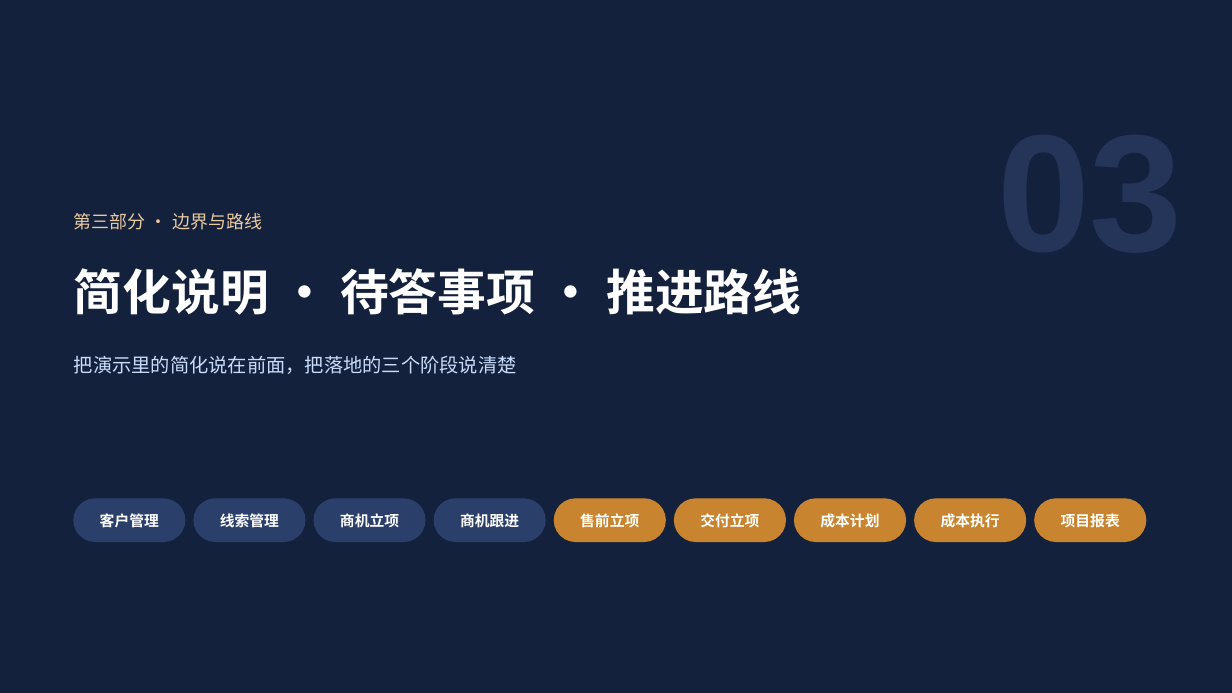
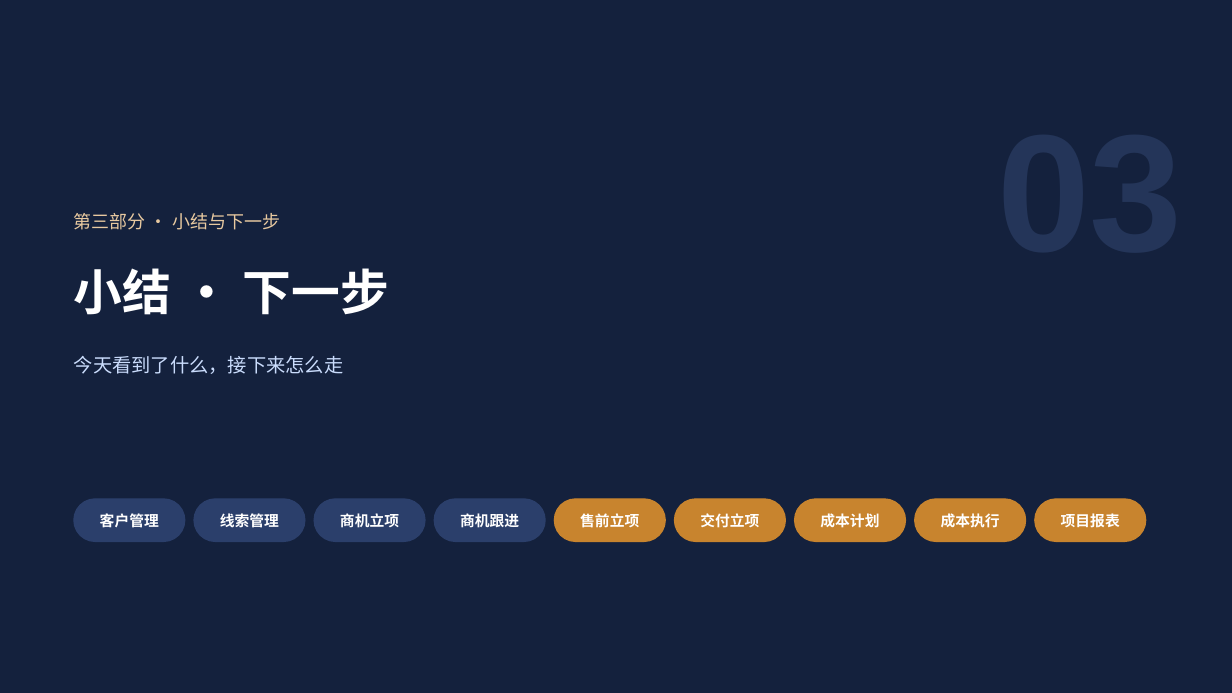
Before and after one commit to sunhaolin/hotcrm, a slide deck: slide 29 of docs/demo/psa-presales/客户汇报-华信案例.pptx. Drawn at 1232x693 pixels with LibreOffice and Linux fonts; fonts in the diff are those of the drawing. Boxes give left, top, right and bottom in pixels: in the first picture for what was removed or moved away, otherwise in the second. Text is boxed around its words. In the diff, an @@ line names an element or a change of style, - is before the commit and + after.

```diff
--- a/docs/demo/psa-presales/客户汇报-华信案例.pptx
+++ b/docs/demo/psa-presales/客户汇报-华信案例.pptx
@@ text at box(74, 213, 280, 230): text changed @@
-第三部分 · 边界与路线
+第三部分 · 小结与下一步
@@ text at box(74, 268, 389, 315): text changed @@
-简化说明 · 待答事项 · 推进路线
+小结 · 下一步
@@ text at box(74, 356, 343, 374): text changed @@
-把演示里的简化说在前面，把落地的三个阶段说清楚
+今天看到了什么，接下来怎么走
```
Also in this commit, not shown: 5 other slides changed, 2 slides removed, 2 other files.
